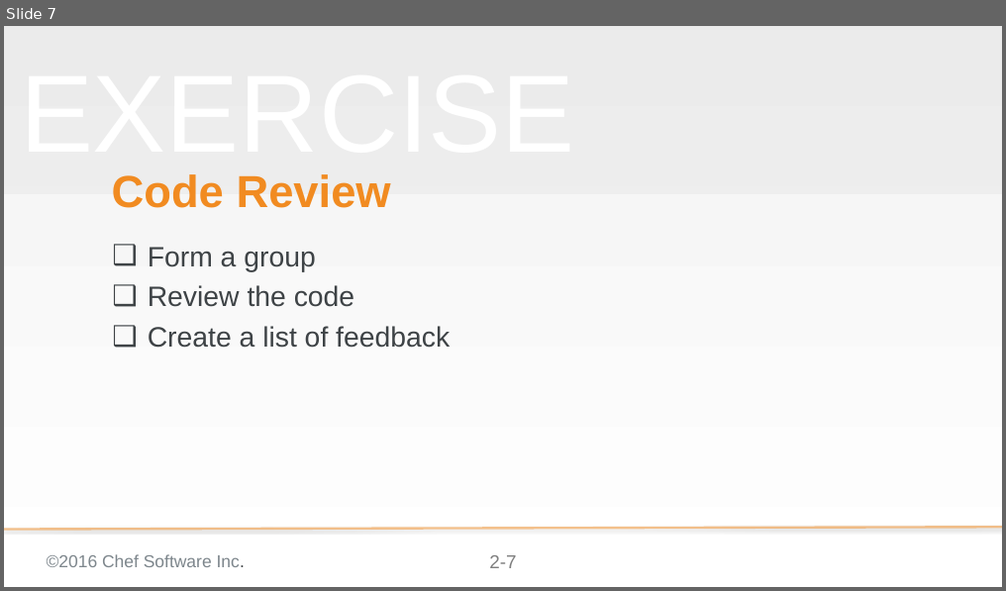
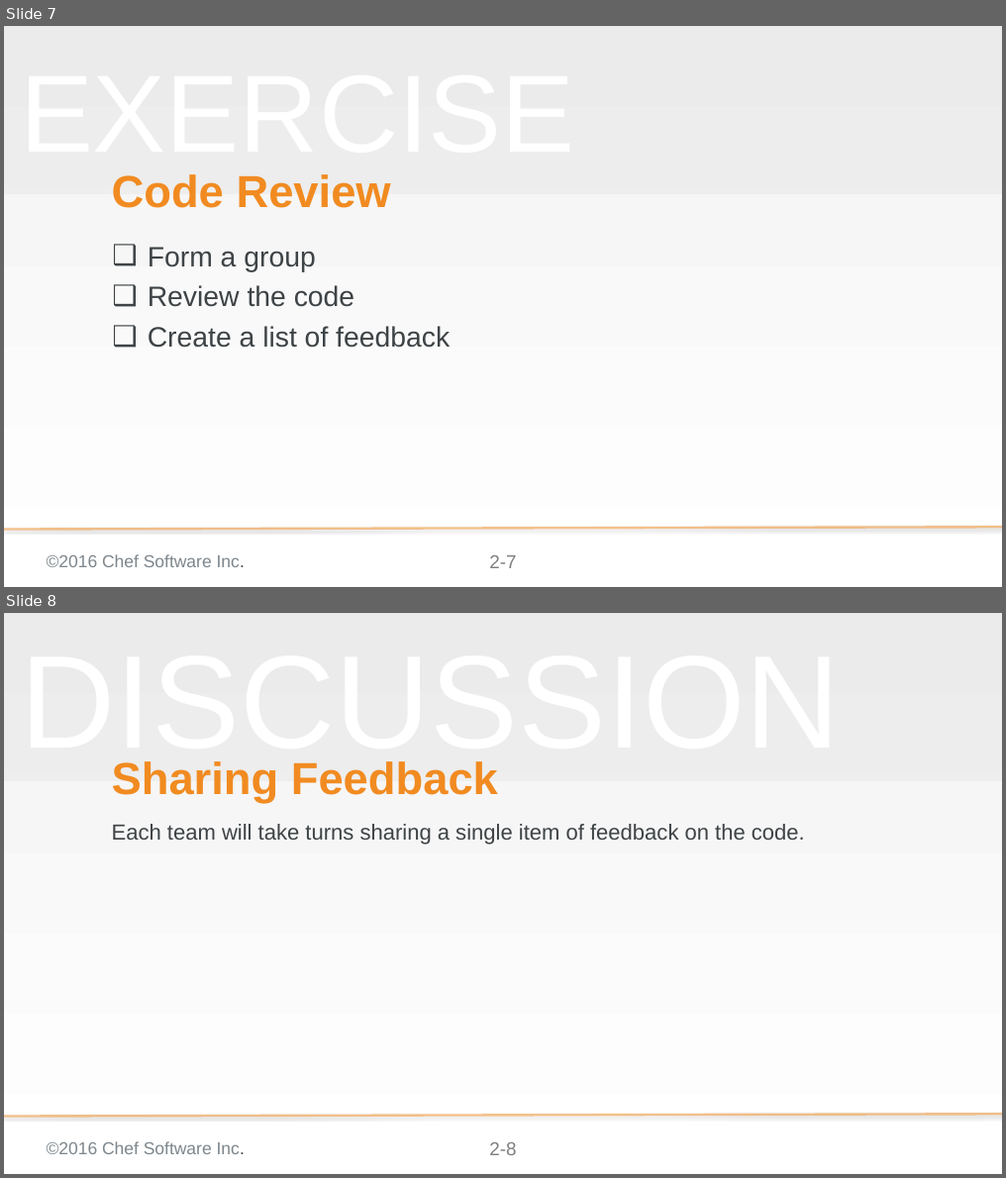
Before and after one commit to chef-training/elegant_tests, a slide deck: 02-code_review.pptx. Shown one above the other, each under a label of ours: slide 7 before the commit, slides 7 and 8 after it. The pictures are 1006x591 and 1006x1178 pixels, drawn with LibreOffice and Linux fonts; fonts in the diff are those of the drawing; background and template pictures are left out. Boxes give left, top, right and bottom in pixels: in the first picture for what was removed or moved away, otherwise in the second. Text is boxed around its words. In the diff, an @@ line names an element or a change of style, - is before the commit and + after.

```diff
--- a/02-code_review.pptx
+++ b/02-code_review.pptx
@@ slide 8 added at (4, 613, 1002, 1174), background gradient #F2F2F2 to #FFFFFF; not listed: 4 template elements that a slide beside it also shows @@
@@ text added at (20, 761, 841, 771), 169.3 pt, text #F2F2F2 at 50% opacity @@
+DISCUSSION
@@ title added at (112, 761, 498, 803), 57.6 pt, text #F18B21, bold @@
+Sharing Feedback
@@ subtitle added at (112, 824, 805, 845), 28 pt, text #3E4346 @@
+Each team will take turns sharing a single item of feedback on the code.
```
Also in this commit, not shown: 2 slides changed, 1 other slide added, 6 other files.
